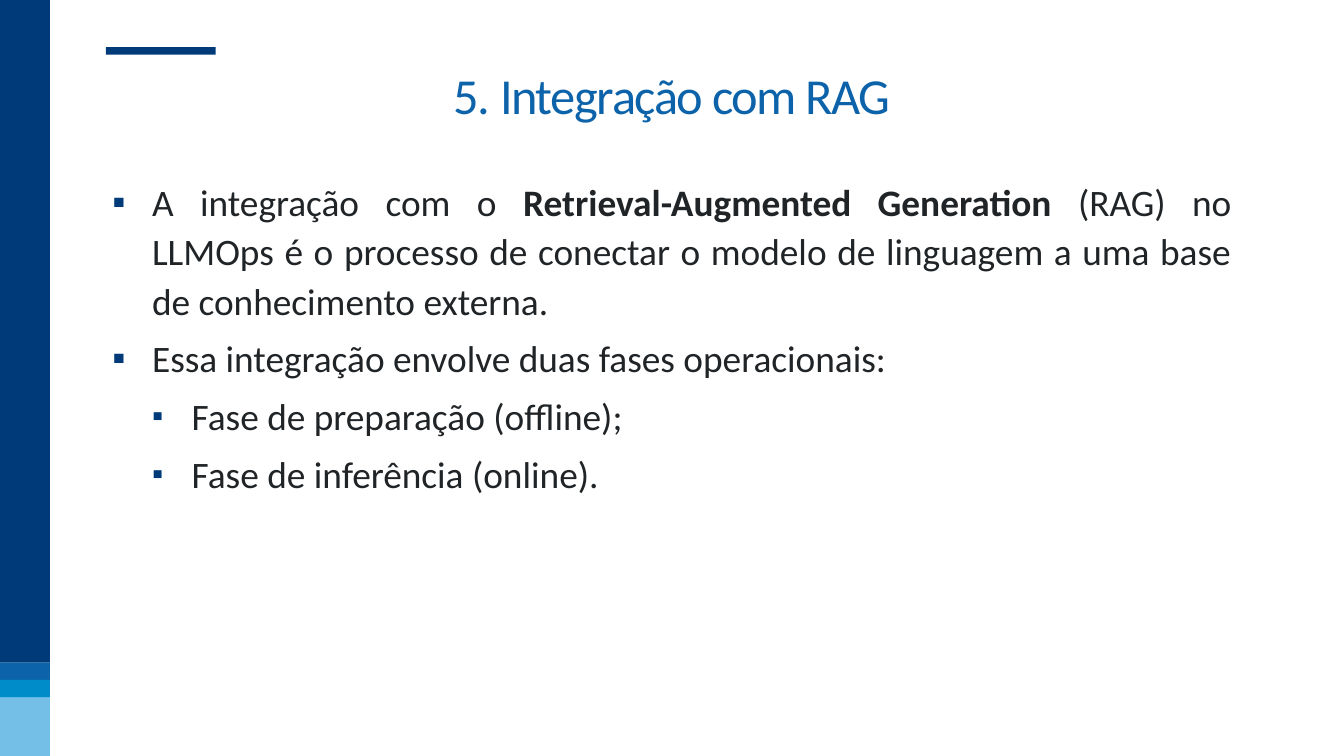
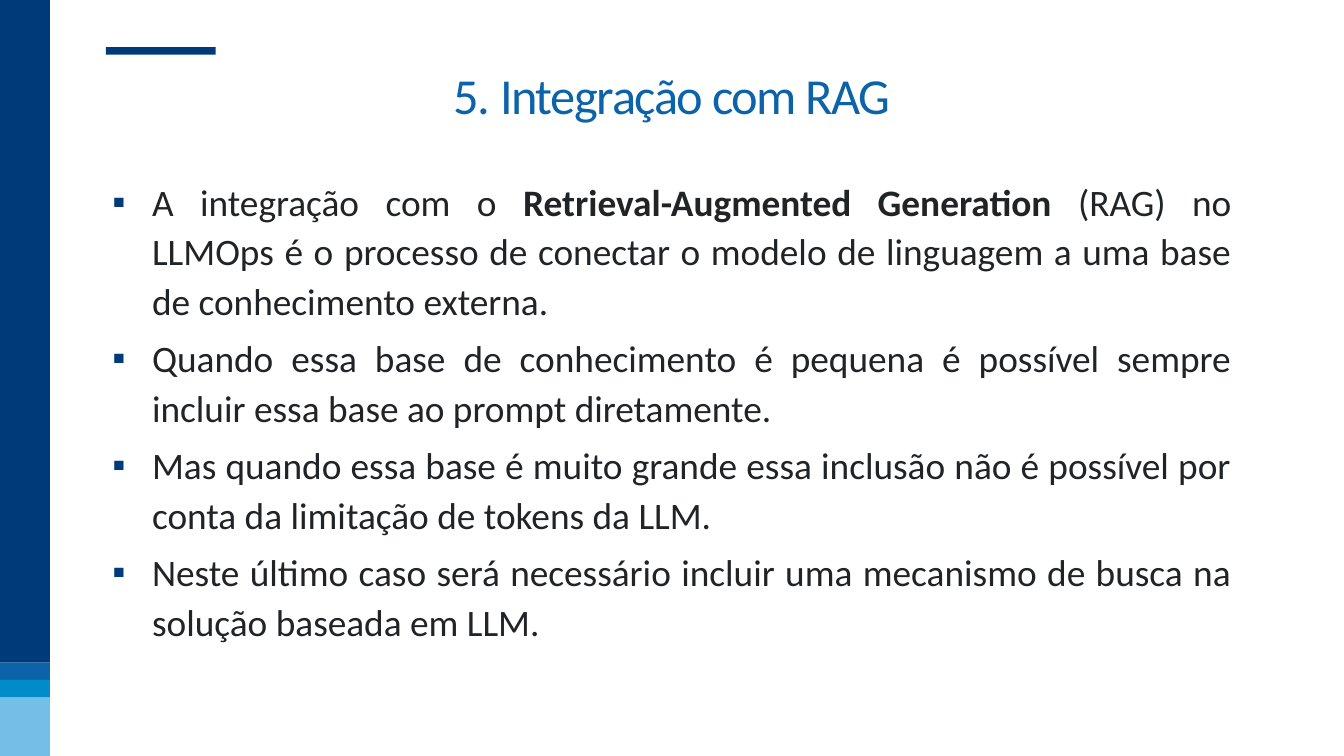
Before and after one commit to nogueira-cavalcante/FGV, a slide deck: slide 37 of MLOps - incorporando soluções aos processos de negócio/apresentações/02 - LLMOps.pptx. Drawn at 1344x756 pixels with LibreOffice and Linux fonts; fonts in the diff are those of the drawing; background and template pictures are left out. Boxes give left, top, right and bottom in pixels: in the first picture for what was removed or moved away, otherwise in the second. Text is boxed around its words. In the diff, an @@ line names an element or a change of style, - is before the commit and + after.

```diff
--- a/MLOps - incorporando soluções aos processos de negócio/apresentações/02 - LLMOps.pptx
+++ b/MLOps - incorporando soluções aos processos de negócio/apresentações/02 - LLMOps.pptx
@@ text at [152,346,1231,643]: text changed @@
-▪ Essa integração envolve duas fases operacionais:
-  ▪ Fase de preparação (offline);
-  ▪ Fase de inferência (online).
+▪ Quando essa base de conhecimento é pequena é possível sempre incluir essa base ao prompt diretamente.
+▪ Mas quando essa base é muito grande essa inclusão não é possível por conta da limitação de tokens da LLM.
+▪ Neste último caso será necessário incluir uma mecanismo de busca na solução baseada em LLM.
```
Also in this commit, not shown: 9 other slides changed, 8 slides added, 1 slide removed, 2 other files.
